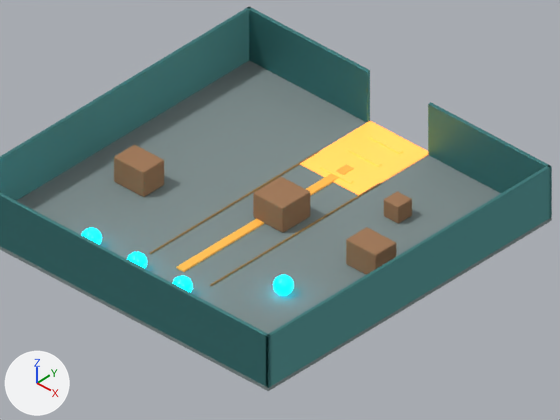
Two versions of the Blender file blender/saltglass_brine_docks_refined.blend, one commit apart.
Rendered twice from the file's camera 'GB_camera_isometric_45'. Lighting does not change. The marker at lower left points along +X, +Y and +Z. The first picture is the older version.

Names of what the first picture shows: 'GB_cover_bollard', 'GB_cover_crate_center', 'GB_cover_crate_east', 'GB_cover_crate_west', 'GB_exit_route', 'GB_floor_brine_docks', 'GB_lane_flow_central', 'GB_spawn_marker_01_electric_sphere', 'GB_spawn_marker_02_electric_sphere', 'GB_spawn_marker_03_electric_sphere', 'GB_spawn_marker_04_electric_sphere', 'GB_wall_east', 'GB_wall_north_east', 'GB_wall_north_west', 'GB_wall_south', 'GB_wall_west' and 5 more.
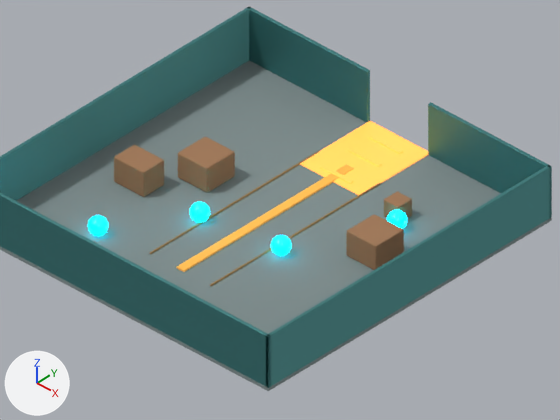
The change, as JSON lines over the scene's bpy script:
```json
{"op": "set", "path": "ob_gb_cover_crate_center.location", "old": "(0.5, 1.1, 0.75)", "new": "(-4.5, 1.1, 0.75)"}
{"op": "set", "path": "ob_gb_spawn_marker_01_electric_sphere.location", "old": "(-4.5, -7.0, 0.5)", "new": "(-5.0, -6.0, 0.5)"}
{"op": "set", "path": "ob_gb_spawn_marker_02_electric_sphere.location", "old": "(-1.5, -7.0, 0.5)", "new": "(-2.2, -1.8, 0.5)"}
{"op": "set", "path": "ob_gb_spawn_marker_03_electric_sphere.location", "old": "(1.5, -7.0, 0.5)", "new": "(2.6, -1.2, 0.5)"}
{"op": "set", "path": "ob_gb_spawn_marker_04_electric_sphere.location", "old": "(5.0, -3.6, 0.5)", "new": "(5.2, 4.2, 0.5)"}
{"op": "set", "path": "ob_gb_cover_crate_east.location", "old": "(6.5, 1.0, 0.75)", "new": "(6.0, 1.8, 0.75)"}
```

Where the change shows, as pixel boxes (x1, y1, x2, y2) in the pictures (560 x 420 px):
```json
{"object": "GB_cover_crate_center", "change": "moved", "before": [253, 177, 310, 232], "after": [178, 137, 235, 192]}
{"object": "GB_cover_crate_east", "change": "moved", "before": [346, 227, 396, 275], "after": [346, 214, 404, 270]}
{"object": "GB_spawn_marker_04_electric_sphere", "change": "moved", "before": [273, 275, 294, 295], "after": [387, 210, 407, 229]}
{"object": "GB_spawn_marker_03_electric_sphere", "change": "moved", "before": [173, 276, 193, 292], "after": [271, 235, 291, 256]}
{"object": "GB_spawn_marker_02_electric_sphere", "change": "moved", "before": [127, 252, 147, 268], "after": [190, 202, 210, 222]}
{"object": "GB_spawn_marker_01_electric_sphere", "change": "moved", "before": [82, 228, 102, 244], "after": [88, 215, 108, 236]}
```
